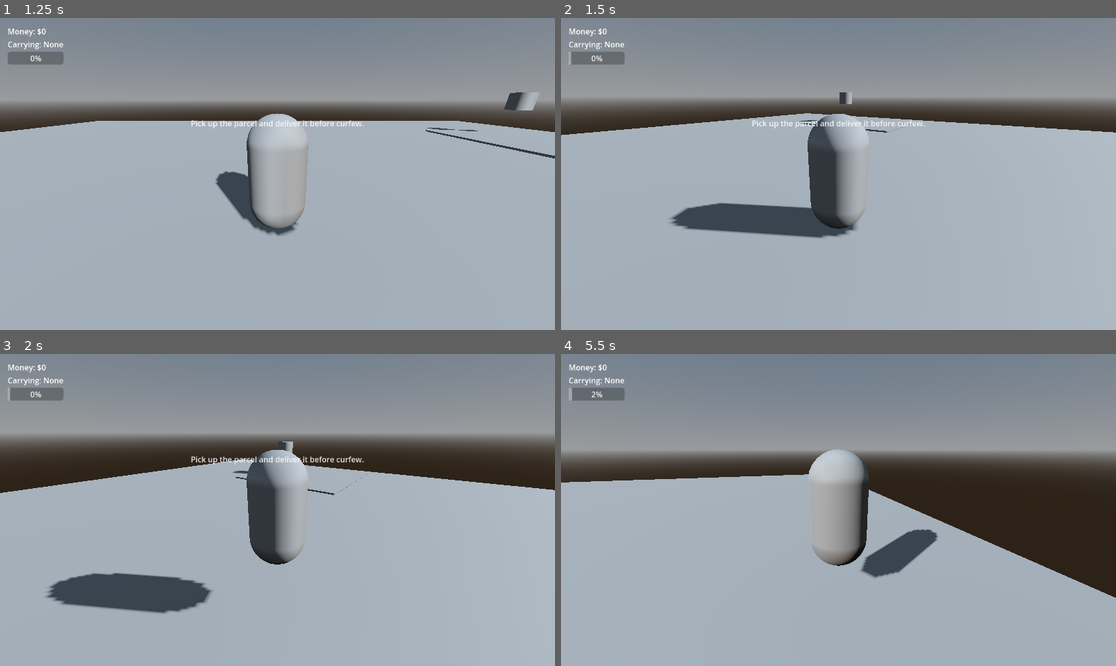
Above: before the commit, frames 1-4 (two rows, left to right).
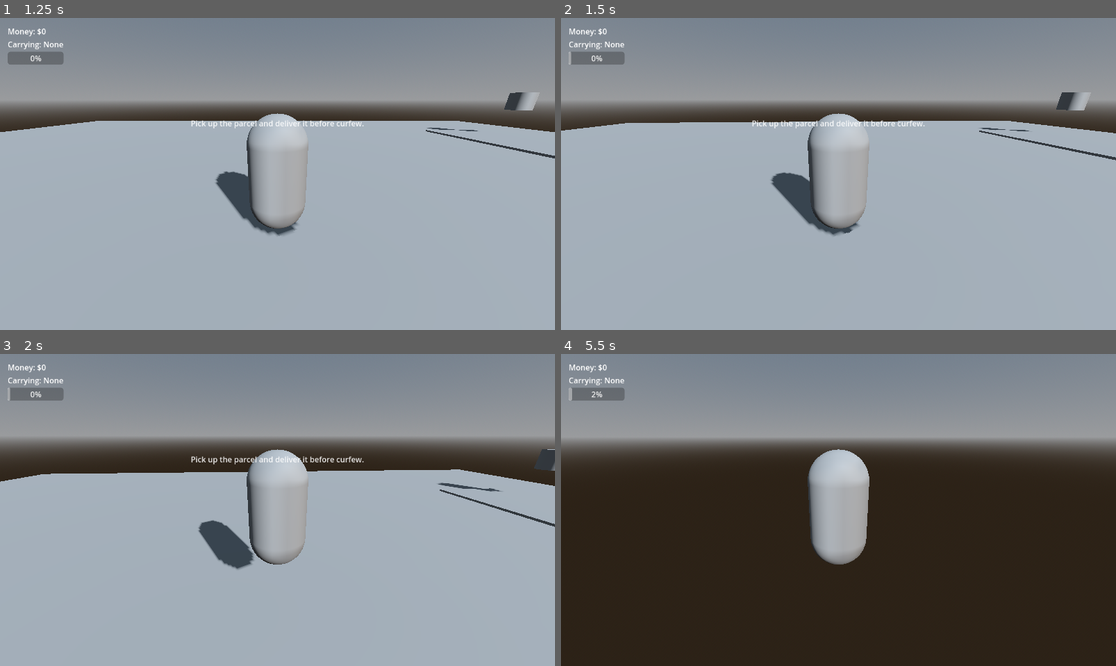
Above: after the commit, the same moments.

Repository: FreedominaStonyField/rpg-dilvery-sim
Game: Godot game, scene res://scenes/ui/MainMenu.tscn
Two runs of this game, one before a commit and one after it. Both use one fixed random seed, a clock stepped at 60 frames per second and the inputs below.
Inputs (mouse positions are in pixels of both pictures, inside the frame that each line leads up to):
- Up to frame 1 (1.25 s): click "Play" at 0.5 s
- Up to frame 2 (1.5 s): tap Enter at 1.25 s; move the mouse to (866, 174) at 1.27 s; hold W (move_forward) from 1.28 s (still down); tap E (interact) at 1.35 s
- Up to frame 3 (2 s): keep holding W (move_forward); tap Space (jump) at 1.52 s
- Up to frame 4 (5.5 s): keep holding W (move_forward); move the mouse to (810, 510) at 2.02 s; tap Shift (sprint) at 2.1, 4.35 s; tap Space (jump) at 2.27, 3.77, 4.52, 5.27 s; move the mouse to (849, 503) at 2.77 s; tap V at 2.85, 5.1 s; move the mouse to (832, 516) at 3.52 s; tap E (interact) at 3.6 s; move the mouse to (877, 513) at 4.27 s; move the mouse to (794, 506) at 5.02 s

Frame 1 is identical in both runs. In frame 2, 7.8% of the frame differs, in the area x 0-100%, y 23-71%; in frame 3, 9.6%; in frame 4, 58%, in the area x 0-100%, y 27-100%.

Commit message:
ADDED PAYMENT FOR IN STAY

Diff:
--- a/scripts/autoload/player_data.gd
+++ b/scripts/autoload/player_data.gd
@@ -14,6 +14,13 @@
     money = 0
     money_changed.emit(money)
 
+func spend_money(amount: int) -> bool:
+    if money < amount:
+        return false
+    money -= amount
+    money_changed.emit(money)
+    return true
+
 func set_carrying(item_name: String) -> void:
     carrying_item = item_name
     carrying_changed.emit(carrying_item)
--- a/scripts/player/player.gd
+++ b/scripts/player/player.gd
@@ -5,7 +5,7 @@
 @export var sprint_duration: float = 0.6
 @export var sprint_cooldown: float = 2.0
 @export var jump_force: float = 4.5
-@export var mouse_sensitivity: float = 0.015
+@export var mouse_sensitivity: float = 0.001
 @export var gravity: float = ProjectSettings.get_setting("physics/3d/default_gravity")
 
 var _sprint_time_left: float = 0.0
--- a/scripts/world/inn_interior.gd
+++ b/scripts/world/inn_interior.gd
@@ -1,6 +1,7 @@
 extends Node3D
 
 @export var sleep_action: String = "interact"
+@export var sleep_cost: int = 20
 
 @onready var safe_area: Area3D = $SafeArea
 @onready var sleep_spot: Area3D = $SafeArea/SleepSpot
@@ -45,7 +46,10 @@
 		_sleep_until_morning()
 
 func _sleep_until_morning() -> void:
+	if not PlayerData.spend_money(sleep_cost):
+		UIEvents.show_message("Not enough money to sleep!")
+		return
 	GameState.set_mode(GameState.Mode.SLEEPING)
 	TimeSystem.reset_day()
-	UIEvents.show_message("You slept until morning.")
+	UIEvents.show_message("Rested for %d gold." % sleep_cost)
 	GameState.set_mode(GameState.Mode.PLAYING)
--- a/scripts/world/pickup.gd
+++ b/scripts/world/pickup.gd
@@ -10,28 +10,28 @@
 var dropoff: Node3D
 
 func _ready() -> void:
-    dropoff = get_node_or_null(dropoff_path)
-    body_entered.connect(_on_body_entered)
-    Jobs.job_available.connect(_on_job_available)
+	dropoff = get_node_or_null(dropoff_path)
+	body_entered.connect(_on_body_entered)
+	Jobs.job_available.connect(_on_job_available)
 
 func _on_body_entered(body: Node3D) -> void:
-    if not available:
-        return
-    if not body.is_in_group("player"):
-        return
-    if Jobs.has_active_job() or PlayerData.is_carrying():
-        return
-    if dropoff == null:
-        push_warning("Pickup missing dropoff reference.")
-        return
-    available = false
-    mesh_instance.visible = false
-    collision_shape.disabled = true
-    Jobs.start_job(dropoff)
-    PlayerData.set_carrying(item_name)
-    UIEvents.show_message("Picked up delivery.")
+	if not available:
+		return
+	if not body.is_in_group("player"):
+		return
+	if Jobs.has_active_job() or PlayerData.is_carrying():
+		return
+	if dropoff == null:
+		push_warning("Pickup missing dropoff reference.")
+		return
+	available = false
+	mesh_instance.visible = false
+	collision_shape.disabled = true
+	Jobs.start_job(dropoff)
+	PlayerData.set_carrying(item_name)
+	UIEvents.show_message("Picked up delivery.")
 
 func _on_job_available() -> void:
-    available = true
-    mesh_instance.visible = true
-    collision_shape.disabled = false
+	available = true
+	mesh_instance.visible = true
+	collision_shape.disabled = false
